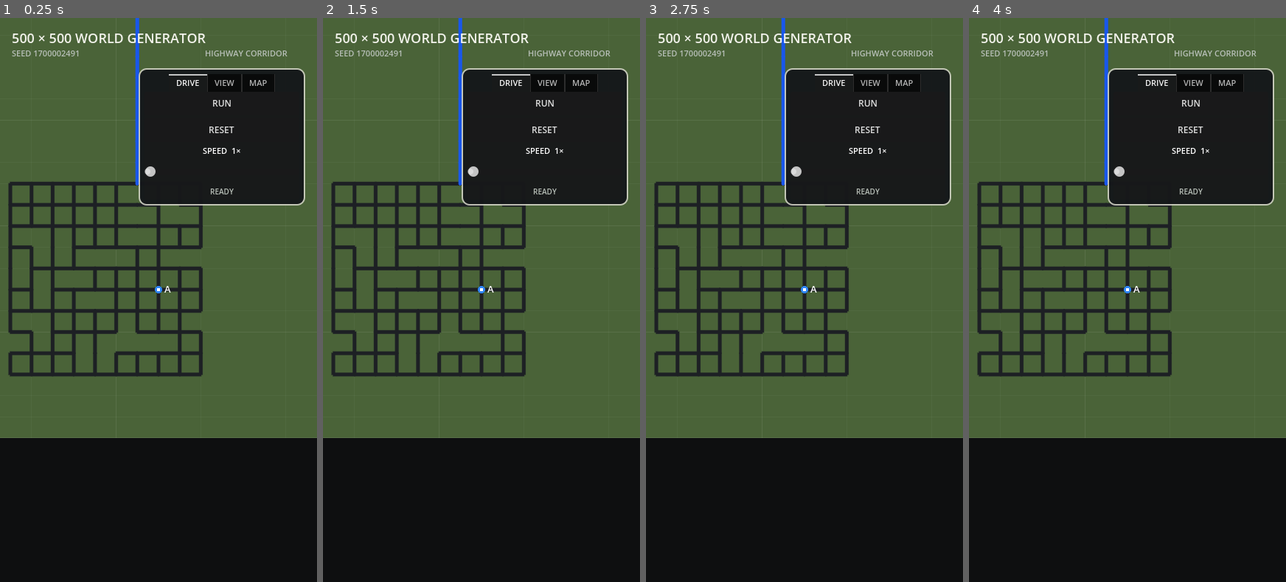
Above: before the commit, frames 1-4 (left to right).
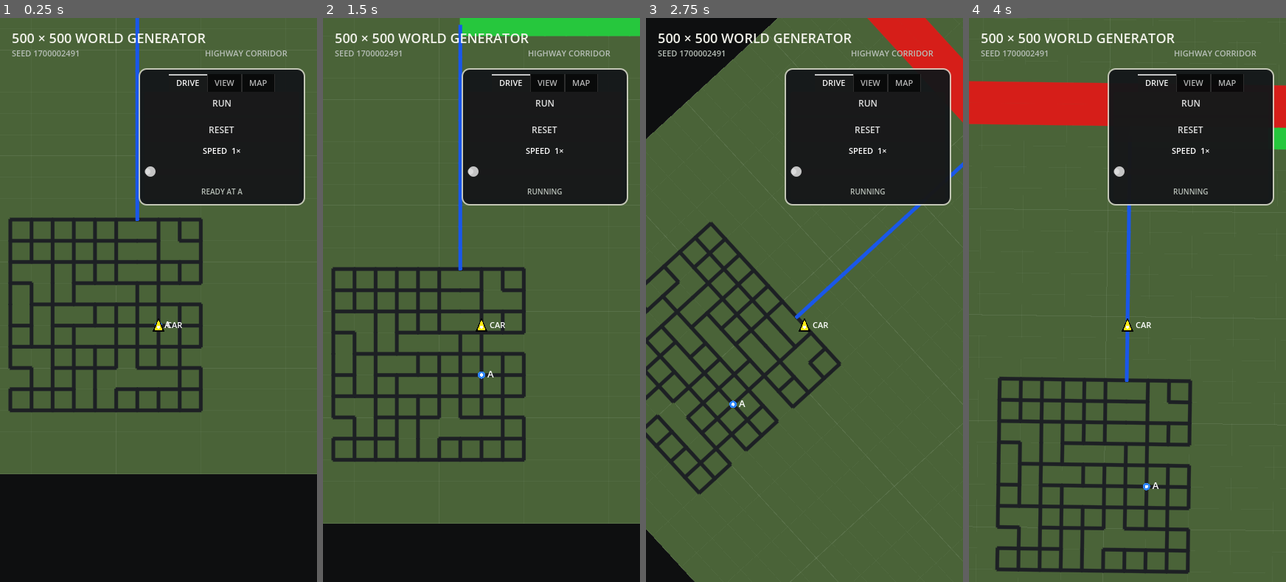
Above: after the commit, the same moments.

Repository: patrickcallahancomedy/comedian
Game: Godot game, scene res://scenes/drive/grid_world_prototype.tscn
Same seed, same stepped clock (60 frames per second), same inputs: the game is played once before the commit and once after it. This scene is started directly instead of the project's main scene.
Inputs (mouse positions are in pixels of both pictures, inside the frame that each line leads up to):
- Up to frame 1 (0.25 s): no input
- Up to frame 2 (1.5 s): click "RUN" at 0.5 s; tap Enter (ui_accept) at 1.25 s; move the mouse to (551, 271) at 1.27 s; hold Right from 1.28 s (still down); tap Space at 1.35 s; click (551, 271) at 1.42 s
- Up to frame 3 (2.75 s): tap Enter (ui_accept) at 1.52 s; release Right at 2 s; drag from (741, 328) to (788, 412) at 2.02 s
- Up to frame 4 (4 s): move the mouse to (1159, 175) at 2.77 s; hold Right 2.78-3.5 s; tap Space at 2.85 s; drag from (1111, 412) to (1032, 215) at 3.52 s

The runs differ from the first frame. In frame 1, 15% of the frame differs, in the area x 0-100%, y 1-81%; in frame 2, 22%; in frame 3, 41%, in the area x 0-100%, y 0-100%; in frame 4, 35%.
Error before the commit: Invalid access to property or key 'pressed' on a base object of type 'null instance'. (res://scripts/drive/grid_world_debug_car.gd:30)

Commit message:
Wire drive controls to debug tabs

Diff:
--- a/godot/scripts/drive/grid_world_debug_car.gd
+++ b/godot/scripts/drive/grid_world_debug_car.gd
@@ -18,11 +18,11 @@
 var drive_forward := Vector2.UP
 
 @onready var map = $"../Map"
-@onready var run_button: Button = $"../DriveBox/Layout/RunButton"
-@onready var reset_button: Button = $"../DriveBox/Layout/ResetButton"
-@onready var speed_button: HSlider = $"../DriveBox/Layout/SpeedButton"
-@onready var speed_value_label: Label = $"../DriveBox/Layout/SpeedValueLabel"
-@onready var status_label: Label = $"../DriveBox/Layout/StatusLabel"
+@onready var run_button: Button = $"../DebugTabs/Tabs/DRIVE/RunButton"
+@onready var reset_button: Button = $"../DebugTabs/Tabs/DRIVE/ResetButton"
+@onready var speed_button: HSlider = $"../DebugTabs/Tabs/DRIVE/SpeedButton"
+@onready var speed_value_label: Label = $"../DebugTabs/Tabs/DRIVE/SpeedValueLabel"
+@onready var status_label: Label = $"../DebugTabs/Tabs/DRIVE/StatusLabel"
 
 
 func _ready() -> void:
